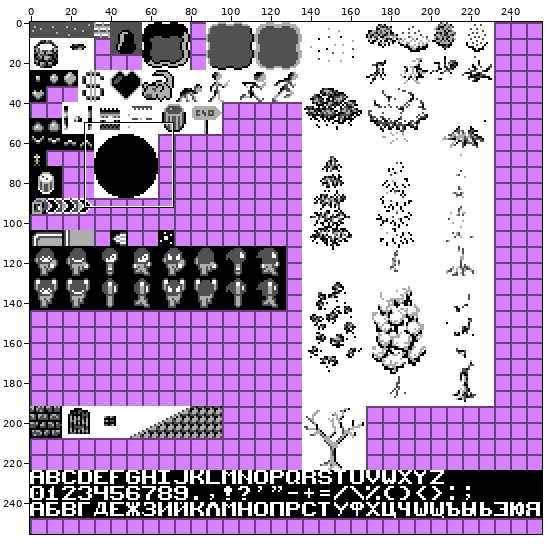
Edited in one commit: sprite sheet (game/src/main/resources/sprites.png). The picture above shows the old version from afar; the outline marks the close-up.
Close-up. Before the commit:
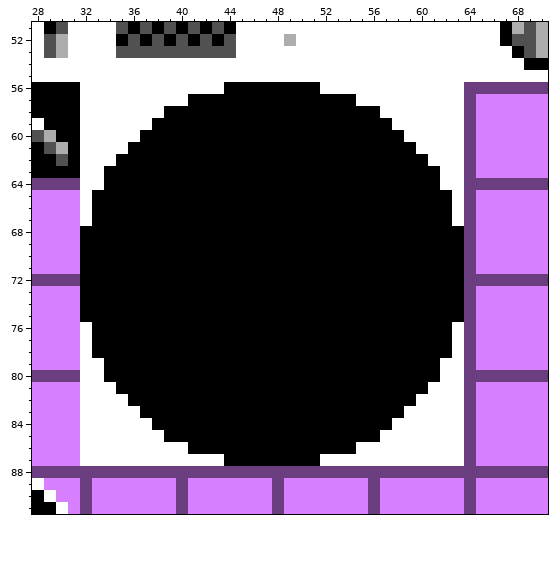
The file is 256x256 pixels. Shown: x 28..70, y 51..91.
New version:
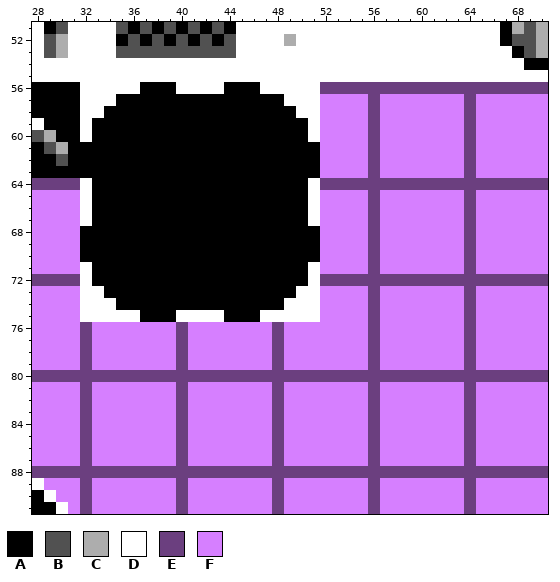
Palette (. is transparent): A #000000  B #515151  C #adadad  D #ffffff  E #6b3f7f  F #d67fff
The edit:
@@ x 28..70 @@
 55 DDDDDDDDDDDDDDDDDDDDDDDDDDDDDDDDDDDDDDDDDDD
-56 AAAADDDDDDDDDDDDAAAAAAAADDDDDDDDDDDDEEEEEEE
-57 AAAADDDDDDDDDAAAAAAAAAAAAAADDDDDDDDDEFFFFFF
-58 AAAADDDDDDDAAAAAAAAAAAAAAAAAADDDDDDDEFFFFFF
-59 DAAADDDDDDAAAAAAAAAAAAAAAAAAAADDDDDDEFFFFFF
-60 BCAADDDDDAAAAAAAAAAAAAAAAAAAAAADDDDDEFFFFFF
-61 ABCADDDDAAAAAAAAAAAAAAAAAAAAAAAADDDDEFFFFFF
-62 AABADDDAAAAAAAAAAAAAAAAAAAAAAAAAADDDEFFFFFF
-63 AAAADDAAAAAAAAAAAAAAAAAAAAAAAAAAAADDEFFFFFF
-64 EEEEDDAAAAAAAAAAAAAAAAAAAAAAAAAAAADDEEEEEEE
-65 FFFFDAAAAAAAAAAAAAAAAAAAAAAAAAAAAAADEFFFFFF
-66 FFFFDAAAAAAAAAAAAAAAAAAAAAAAAAAAAAADEFFFFFF
-67 FFFFDAAAAAAAAAAAAAAAAAAAAAAAAAAAAAADEFFFFFF
-68 FFFFAAAAAAAAAAAAAAAAAAAAAAAAAAAAAAAAEFFFFFF
-69 FFFFAAAAAAAAAAAAAAAAAAAAAAAAAAAAAAAAEFFFFFF
-70 FFFFAAAAAAAAAAAAAAAAAAAAAAAAAAAAAAAAEFFFFFF
-71 FFFFAAAAAAAAAAAAAAAAAAAAAAAAAAAAAAAAEFFFFFF
-72 EEEEAAAAAAAAAAAAAAAAAAAAAAAAAAAAAAAAEEEEEEE
-73 FFFFAAAAAAAAAAAAAAAAAAAAAAAAAAAAAAAAEFFFFFF
-74 FFFFAAAAAAAAAAAAAAAAAAAAAAAAAAAAAAAAEFFFFFF
-75 FFFFAAAAAAAAAAAAAAAAAAAAAAAAAAAAAAAAEFFFFFF
-76 FFFFDAAAAAAAAAAAAAAAAAAAAAAAAAAAAAADEFFFFFF
-77 FFFFDAAAAAAAAAAAAAAAAAAAAAAAAAAAAAADEFFFFFF
-78 FFFFDAAAAAAAAAAAAAAAAAAAAAAAAAAAAAADEFFFFFF
-79 FFFFDDAAAAAAAAAAAAAAAAAAAAAAAAAAAADDEFFFFFF
-80 EEEEDDAAAAAAAAAAAAAAAAAAAAAAAAAAAADDEEEEEEE
-81 FFFFDDDAAAAAAAAAAAAAAAAAAAAAAAAAADDDEFFFFFF
-82 FFFFDDDDAAAAAAAAAAAAAAAAAAAAAAAADDDDEFFFFFF
-83 FFFFDDDDDAAAAAAAAAAAAAAAAAAAAAADDDDDEFFFFFF
-84 FFFFDDDDDDAAAAAAAAAAAAAAAAAAAADDDDDDEFFFFFF
-85 FFFFDDDDDDDAAAAAAAAAAAAAAAAAADDDDDDDEFFFFFF
-86 FFFFDDDDDDDDDAAAAAAAAAAAAAADDDDDDDDDEFFFFFF
-87 FFFFDDDDDDDDDDDDAAAAAAAADDDDDDDDDDDDEFFFFFF
+56 AAAADDDDDAAADDDDAAADDDDDEEEEEEEEEEEEEEEEEEE
+57 AAAADDDAAAAAAAAAAAAAADDDFFFFEFFFFFFFEFFFFFF
+58 AAAADDAAAAAAAAAAAAAAAADDFFFFEFFFFFFFEFFFFFF
+59 DAAADAAAAAAAAAAAAAAAAAADFFFFEFFFFFFFEFFFFFF
+60 BCAADAAAAAAAAAAAAAAAAAADFFFFEFFFFFFFEFFFFFF
+61 ABCAAAAAAAAAAAAAAAAAAAAAFFFFEFFFFFFFEFFFFFF
+62 AABAAAAAAAAAAAAAAAAAAAAAFFFFEFFFFFFFEFFFFFF
+63 AAAAAAAAAAAAAAAAAAAAAAAAFFFFEFFFFFFFEFFFFFF
+64 EEEEDAAAAAAAAAAAAAAAAAADEEEEEEEEEEEEEEEEEEE
+65 FFFFDAAAAAAAAAAAAAAAAAADFFFFEFFFFFFFEFFFFFF
+66 FFFFDAAAAAAAAAAAAAAAAAADFFFFEFFFFFFFEFFFFFF
+67 FFFFDAAAAAAAAAAAAAAAAAADFFFFEFFFFFFFEFFFFFF
+68 FFFFAAAAAAAAAAAAAAAAAAAAFFFFEFFFFFFFEFFFFFF
+69 FFFFAAAAAAAAAAAAAAAAAAAAFFFFEFFFFFFFEFFFFFF
+70 FFFFAAAAAAAAAAAAAAAAAAAAFFFFEFFFFFFFEFFFFFF
+71 FFFFDAAAAAAAAAAAAAAAAAADFFFFEFFFFFFFEFFFFFF
+72 EEEEDAAAAAAAAAAAAAAAAAADEEEEEEEEEEEEEEEEEEE
+73 FFFFDDAAAAAAAAAAAAAAAADDFFFFEFFFFFFFEFFFFFF
+74 FFFFDDDAAAAAAAAAAAAAADDDFFFFEFFFFFFFEFFFFFF
+75 FFFFDDDDDAAADDDDAAADDDDDFFFFEFFFFFFFEFFFFFF
+76 FFFFEFFFFFFFEFFFFFFFEFFFFFFFEFFFFFFFEFFFFFF
+77 FFFFEFFFFFFFEFFFFFFFEFFFFFFFEFFFFFFFEFFFFFF
+78 FFFFEFFFFFFFEFFFFFFFEFFFFFFFEFFFFFFFEFFFFFF
+79 FFFFEFFFFFFFEFFFFFFFEFFFFFFFEFFFFFFFEFFFFFF
+80 EEEEEEEEEEEEEEEEEEEEEEEEEEEEEEEEEEEEEEEEEEE
+81 FFFFEFFFFFFFEFFFFFFFEFFFFFFFEFFFFFFFEFFFFFF
+82 FFFFEFFFFFFFEFFFFFFFEFFFFFFFEFFFFFFFEFFFFFF
+83 FFFFEFFFFFFFEFFFFFFFEFFFFFFFEFFFFFFFEFFFFFF
+84 FFFFEFFFFFFFEFFFFFFFEFFFFFFFEFFFFFFFEFFFFFF
+85 FFFFEFFFFFFFEFFFFFFFEFFFFFFFEFFFFFFFEFFFFFF
+86 FFFFEFFFFFFFEFFFFFFFEFFFFFFFEFFFFFFFEFFFFFF
+87 FFFFEFFFFFFFEFFFFFFFEFFFFFFFEFFFFFFFEFFFFFF
 88 EEEEEEEEEEEEEEEEEEEEEEEEEEEEEEEEEEEEEEEEEEE
Boxes around the changes in both close-ups, in picture pixels (x1, y1, x2, y2):
changed: (80, 82, 464, 466)
